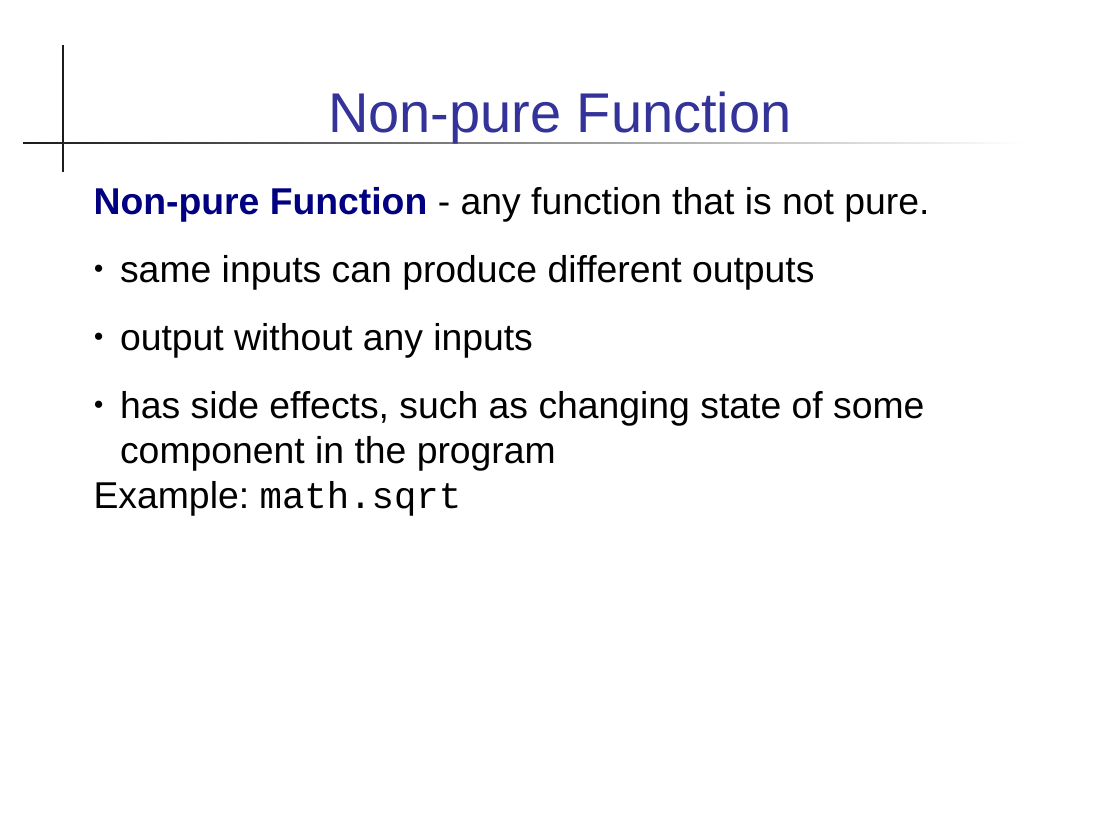
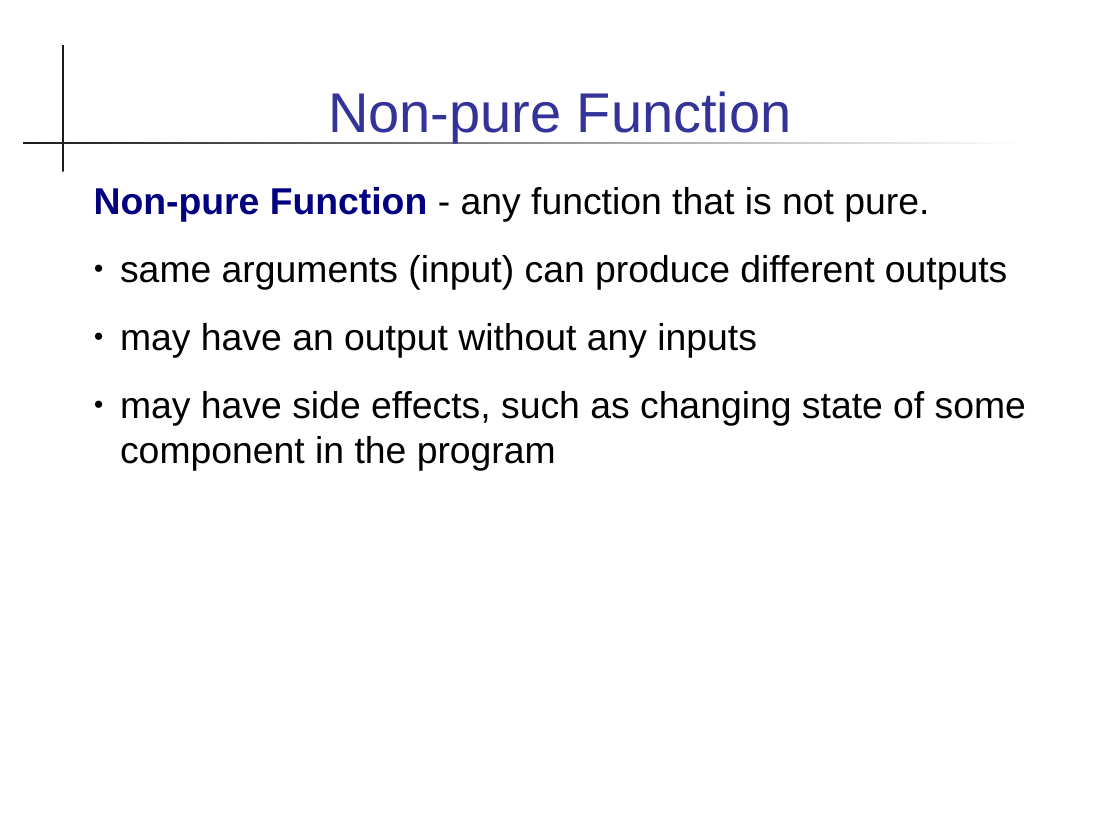
Before and after one commit to cpske/Prog2, a slide deck: slide 3 of functional/Functional-Programming.pptx. Drawn at 1120x840 pixels with LibreOffice and Linux fonts; fonts in the diff are those of the drawing. Boxes give left, top, right and bottom in pixels: in the first picture for what was removed or moved away, otherwise in the second. Text is boxed around its words. In the diff, an @@ line names an element or a change of style, - is before the commit and + after.

```diff
--- a/functional/Functional-Programming.pptx
+++ b/functional/Functional-Programming.pptx
@@ text at [120, 255, 1026, 471]: text changed @@
-● same inputs can produce different outputs
-● output without any inputs
-● has side effects, such as changing state of some component in the program
-Example: math.sqrt
+● same arguments (input) can produce different outputs
+● may have an output without any inputs
+● may have side effects, such as changing state of some component in the program
```
Also in this commit, not shown: 3 other slides changed, 21 slides added, 2 slides removed, 4 other files.
